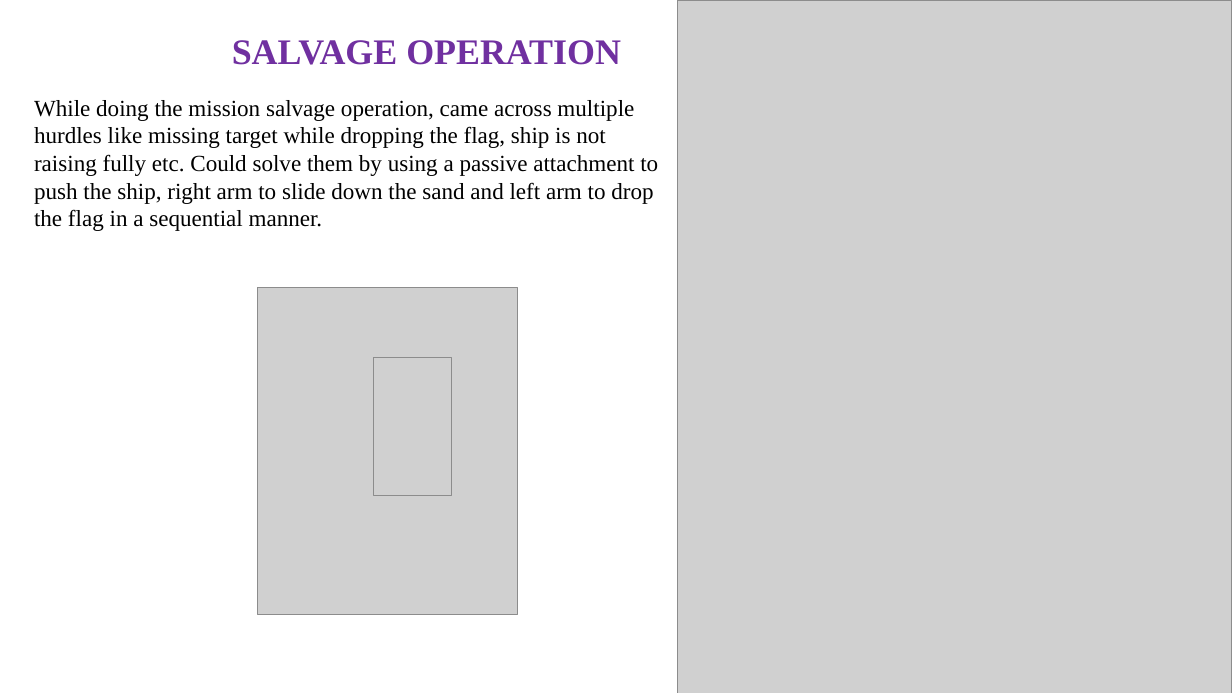
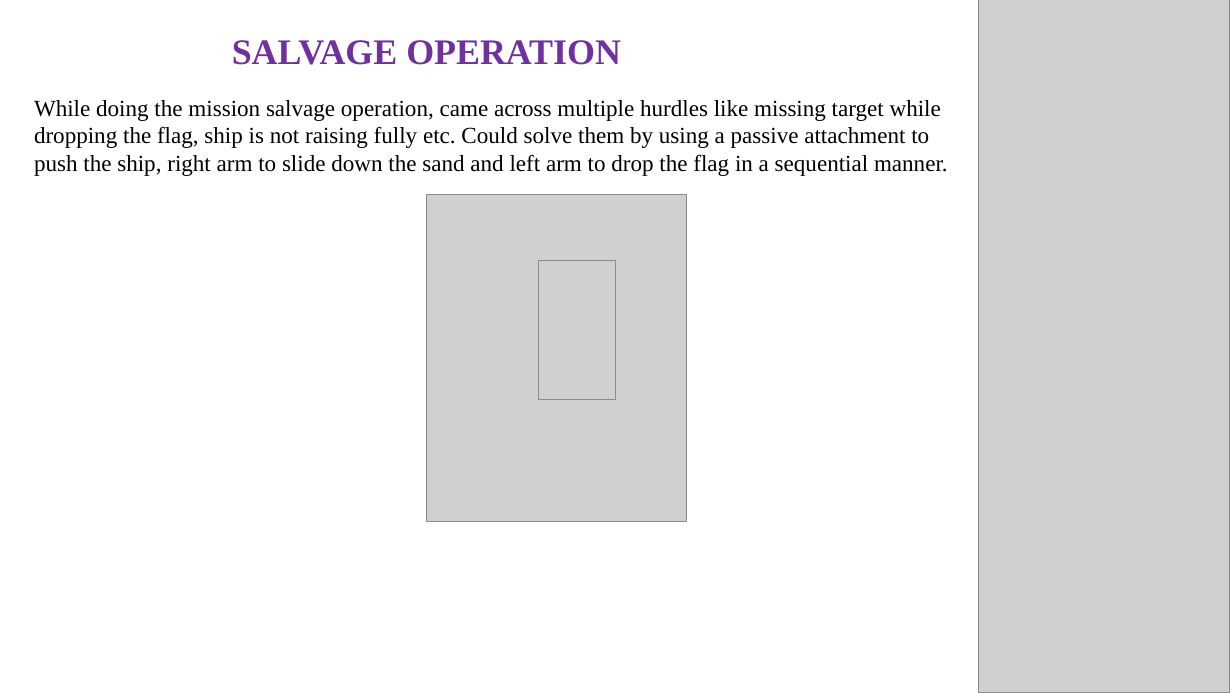
Before and after one commit to rkolavennu/EarthBuilders, a slide deck: slide 6 of Robot Design.pptx. Drawn at 1232x693 pixels with LibreOffice and Linux fonts; fonts in the diff are those of the drawing; grey boxes stand for pictures. Boxes give left, top, right and bottom in pixels: in the first picture for what was removed or moved away, otherwise in the second. Text is boxed around its words. In the diff, an @@ line names an element or a change of style, - is before the commit and + after.

```diff
--- a/Robot Design.pptx
+++ b/Robot Design.pptx
@@ picture removed at (677,1,1232,693) @@
@@ picture added at (979,0,1230,693) @@
@@ text "While doing the mission salvage ..." rewrapped from (34,100,658,231) to (34,100,948,176) @@
@@ picture: place and size @@
-picture at (258,287,518,614)
+picture at (426,195,687,521)
@@ picture: place and size @@
-picture at (374,357,452,495)
+picture at (538,261,616,399)
```
Also in this commit, not shown: 1 other slide changed.
